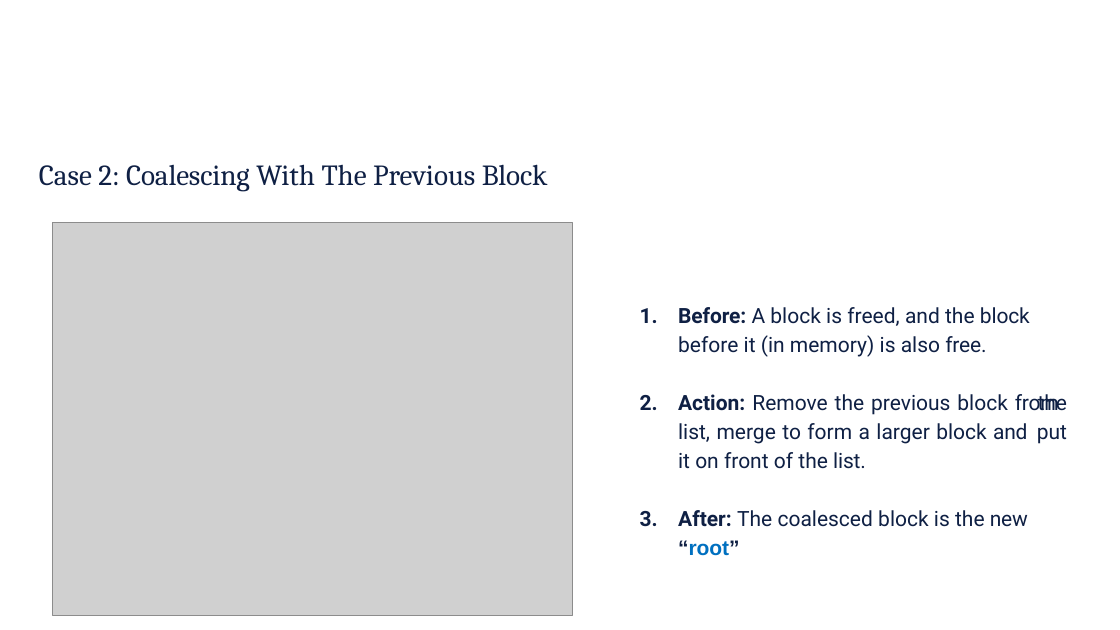
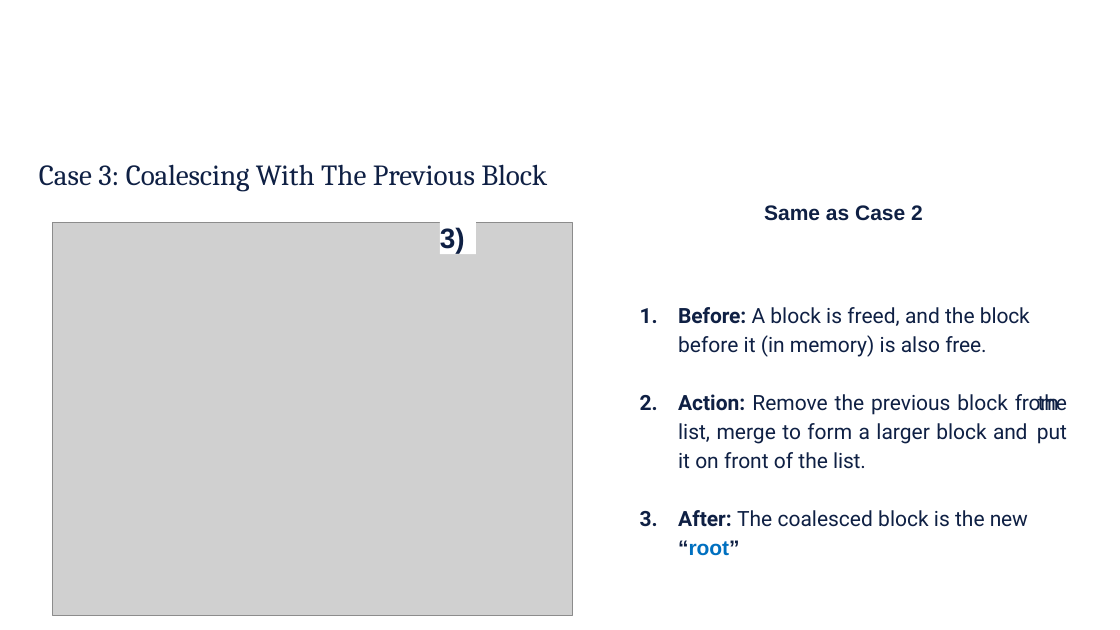
Before and after one commit to rbjohns8/CSC362-Spring-2026, a slide deck: slide 30 of Lecture Slides/16 - Free Block Management.pptx (slide 28 before the commit). Drawn at 1120x630 pixels with LibreOffice and Linux fonts; fonts in the diff are those of the drawing; grey boxes stand for pictures; background and template pictures are left out. Boxes give left, top, right and bottom in pixels: in the first picture for what was removed or moved away, otherwise in the second. Text is boxed around its words. In the diff, an @@ line names an element or a change of style, - is before the commit and + after.

Commit message:
Updating Lecture 16

```diff
--- a/Lecture Slides/16 - Free Block Management.pptx
+++ b/Lecture Slides/16 - Free Block Management.pptx
@@ title at (x1=39, y1=164, x2=547, y2=192): text changed @@
-Case 2: Coalescing With The Previous Block
+Case 3: Coalescing With The Previous Block
@@ text added at (x1=764, y1=205, x2=923, y2=221), 18 pt, text #0F2044, bold @@
+Same as Case 2
@@ rectangle added at (x1=440, y1=220, x2=476, y2=254), fill #FFFFFF, 24 pt, text #0F2044, bold @@
+3)
```
Also in this commit, not shown: 3 other slides changed.
